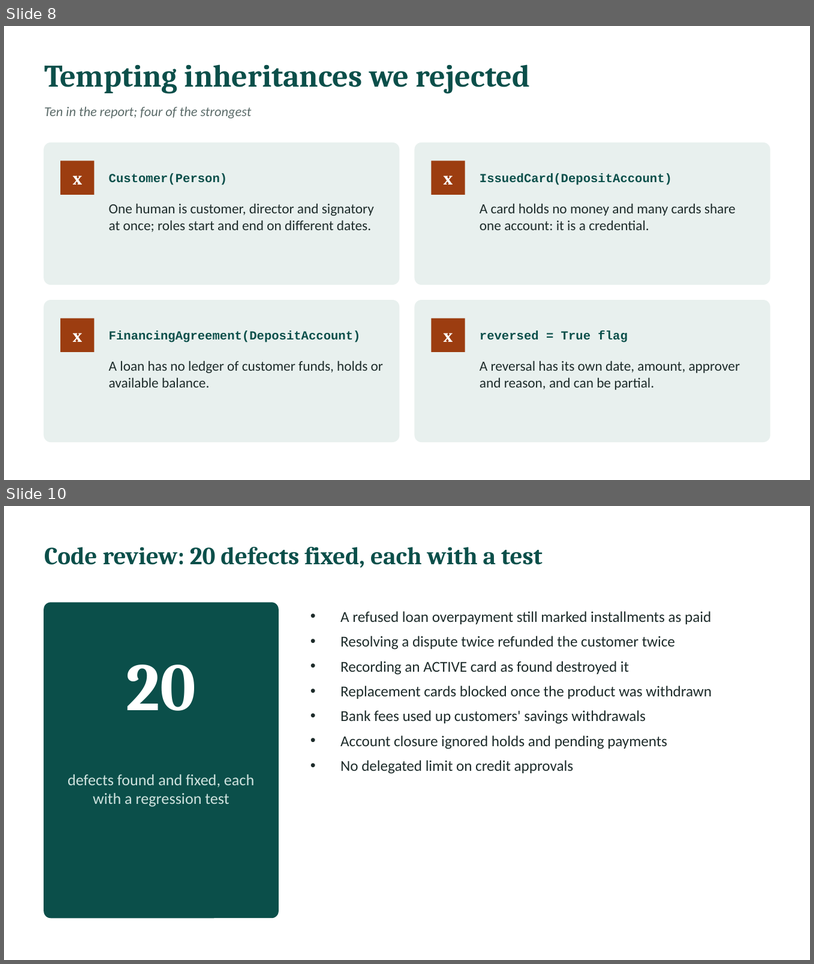
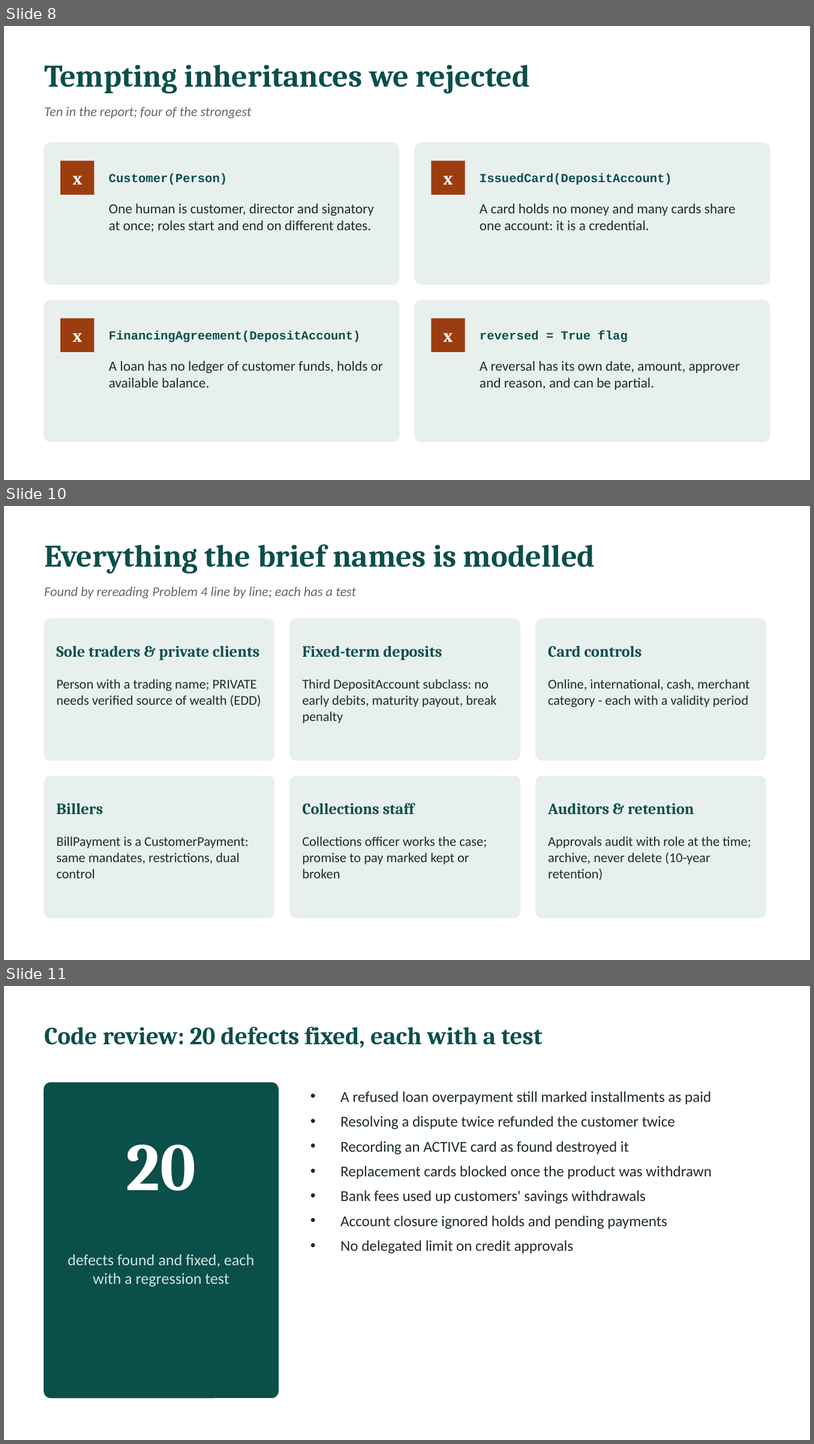
Before and after one commit to l255668-hash/commercial-banking, a slide deck: docs/Viva_Presentation.pptx. Shown one above the other, each under a label of ours: slides 8 and 10 before the commit, slides 8, 10 and 11 after it; the slides between them are not shown. The pictures are 814x964 and 814x1444 pixels, drawn with LibreOffice and Linux fonts; fonts in the diff are those of the drawing. Boxes give left, top, right and bottom in pixels: in the first picture for what was removed or moved away, otherwise in the second. Text is boxed around its words. In the diff, an @@ line names an element or a change of style, - is before the commit and + after.

```diff
--- a/docs/Viva_Presentation.pptx
+++ b/docs/Viva_Presentation.pptx
@@ slide 10 added at (4,506,810,960), background #FFFFFF @@
@@ text added at (44,544,596,574), 28 pt, text #0B4F4A, bold @@
+Everything the brief names is modelled
@@ text added at (44,586,356,598), 12 pt, text #5B6B69, italic @@
+Found by rereading Problem 4 line by line; each has a test
@@ rounded rectangle added at (44,619,274,760), fill #E8F0EE, outline #E8F0EE 1 pt @@
@@ rounded rectangle added at (290,619,520,760), fill #E8F0EE, outline #E8F0EE 1 pt @@
@@ rounded rectangle added at (536,619,766,760), fill #E8F0EE, outline #E8F0EE 1 pt @@
@@ text added at (56,646,260,660), 14 pt, text #0B4F4A, bold @@
+Sole traders & private clients
@@ text added at (302,646,442,660), 14 pt, text #0B4F4A, bold @@
+Fixed-term deposits
@@ text added at (548,646,642,657), 14 pt, text #0B4F4A, bold @@
+Card controls
@@ text added at (56,679,261,706), 12 pt, text #1D2B2A @@
+Person with a trading name; PRIVATE needs verified source of wealth (EDD)
@@ text added at (302,679,497,723), 12 pt, text #1D2B2A @@
+Third DepositAccount subclass: no early debits, maturity payout, break penalty
@@ text added at (548,679,750,707), 12 pt, text #1D2B2A @@
+Online, international, cash, merchant category - each with a validity period
@@ rounded rectangle added at (44,776,274,917), fill #E8F0EE, outline #E8F0EE 1 pt @@
@@ rounded rectangle added at (290,776,520,917), fill #E8F0EE, outline #E8F0EE 1 pt @@
@@ rounded rectangle added at (536,776,766,917), fill #E8F0EE, outline #E8F0EE 1 pt @@
@@ text added at (56,803,103,814), 14 pt, text #0B4F4A, bold @@
+Billers
@@ text added at (302,802,414,814), 14 pt, text #0B4F4A, bold @@
+Collections staff
@@ text added at (548,803,695,814), 14 pt, text #0B4F4A, bold @@
+Auditors & retention
@@ text added at (56,836,249,878), 12 pt, text #1D2B2A @@
+BillPayment is a CustomerPayment: same mandates, restrictions, dual control
@@ text added at (302,836,487,878), 12 pt, text #1D2B2A @@
+Collections officer works the case; promise to pay marked kept or broken
@@ text added at (548,836,751,880), 12 pt, text #1D2B2A @@
+Approvals audit with role at the time; archive, never delete (10-year retention)
@@ what was slide 10 is now slide 11 @@
```
Also in this commit, not shown: 5 slides changed, 21 other files.
